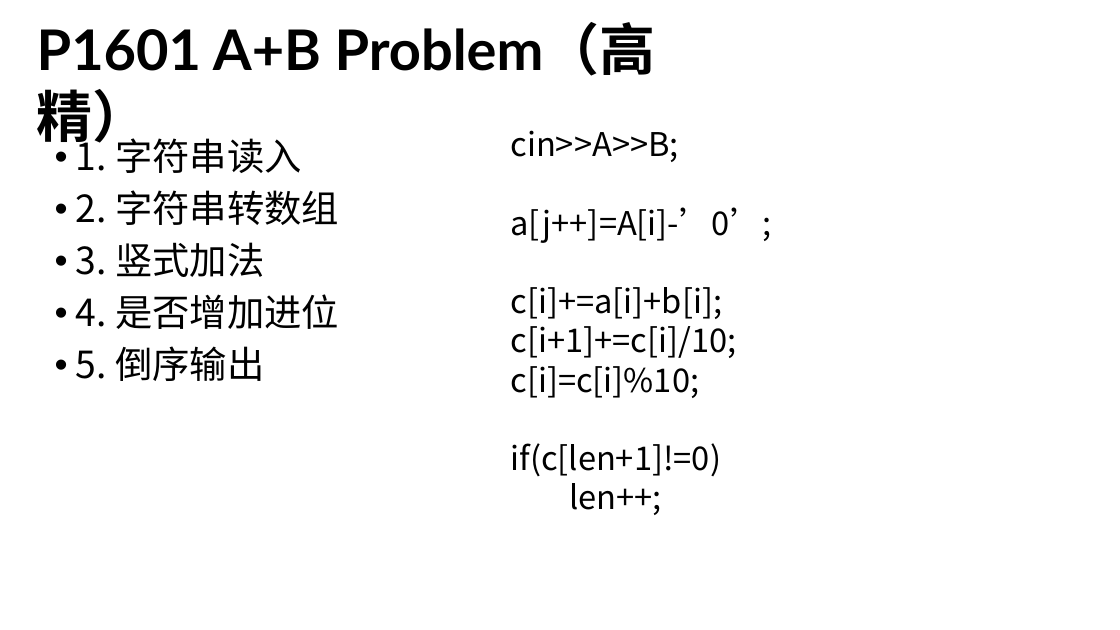
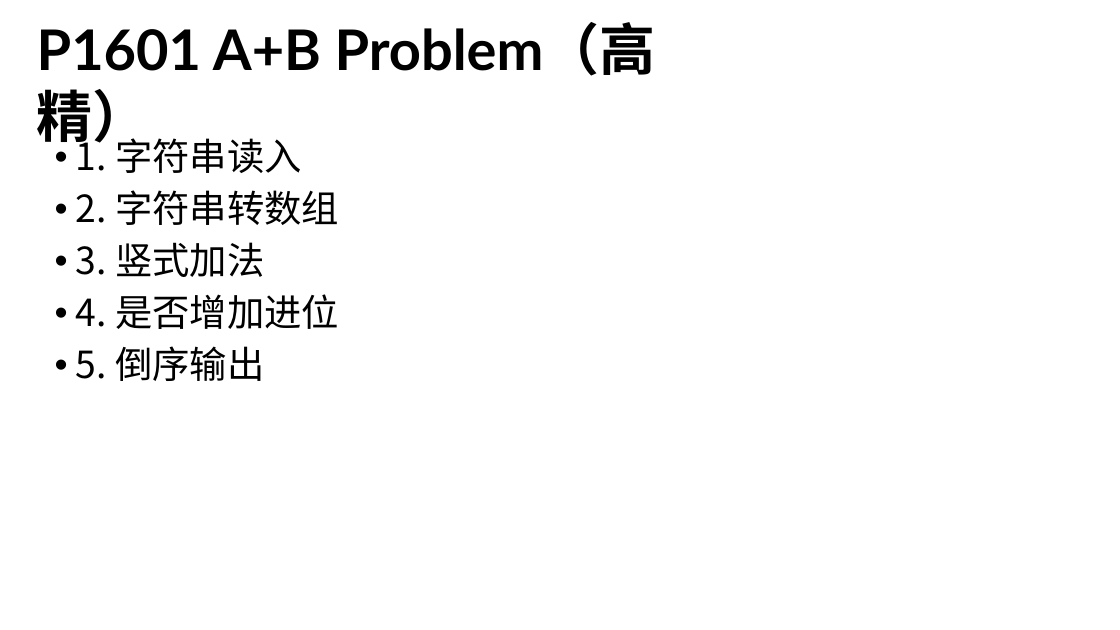
Before and after one commit to Adnios/Class, a slide deck: slide 7 of C++资料包/递推与递归/递推与递归.pptx. Drawn at 1120x630 pixels with LibreOffice and Linux fonts; fonts in the diff are those of the drawing. Boxes give left, top, right and bottom in pixels: in the first picture for what was removed or moved away, otherwise in the second. Text is boxed around its words. In the diff, an @@ line names an element or a change of style, - is before the commit and + after.

```diff
--- a/C++资料包/递推与递归/递推与递归.pptx
+++ b/C++资料包/递推与递归/递推与递归.pptx
@@ text removed at <box>511,130,772,515</box> @@
-cin>>A>>B;
-a[j++]=A[i]-’0’;
-c[i]+=a[i]+b[i];
-c[i+1]+=c[i]/10;
-c[i]=c[i]%10;
-if(c[len+1]!=0)
-len++;
```
Also in this commit, not shown: 1 other slide changed, 16 other files.
